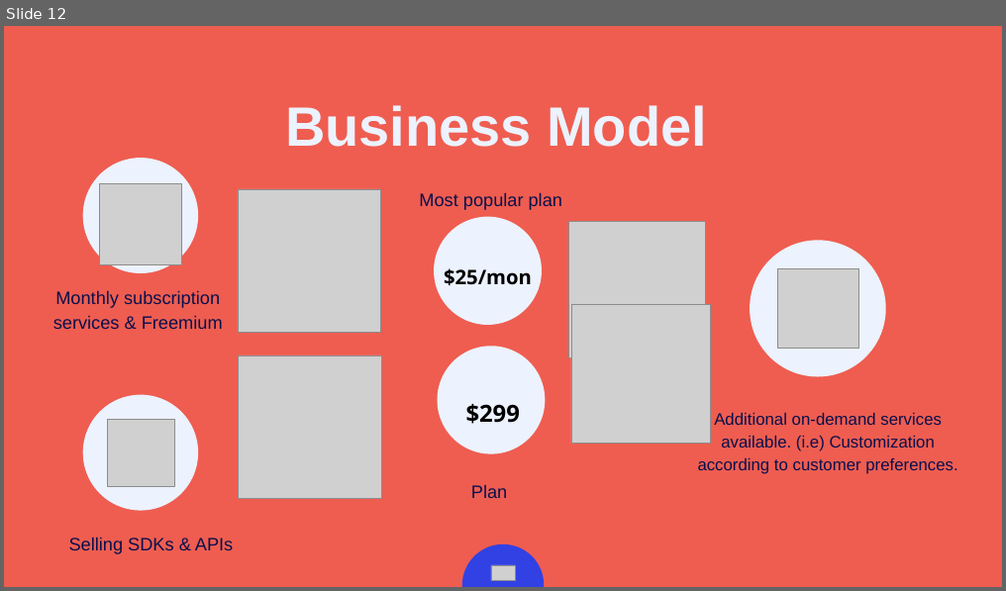
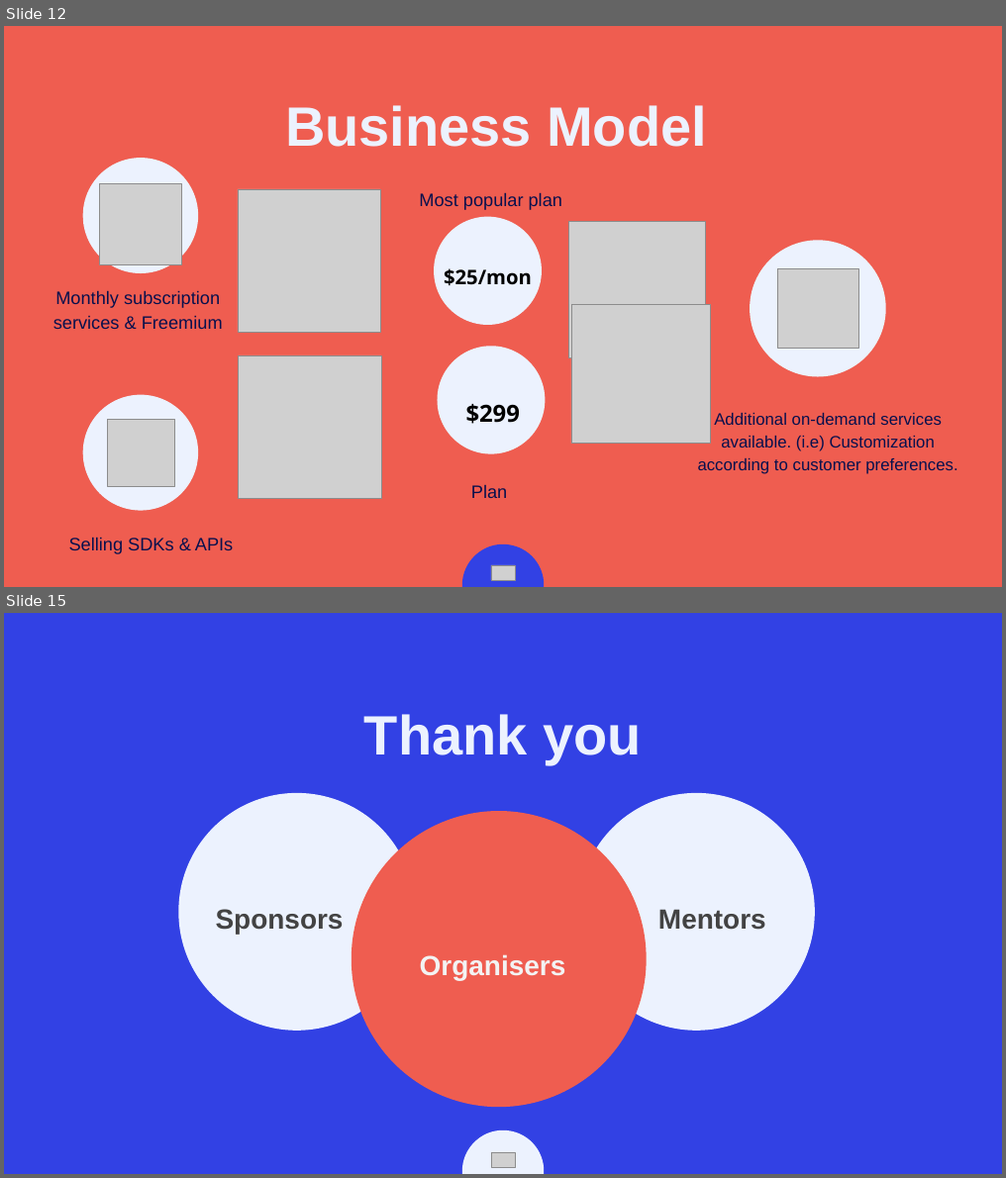
Before and after one commit to Techiefrankie/Predictive_Algorthim_Challnage, a slide deck: Predection CTRL.pptx. Shown one above the other, each under a label of ours: slide 12 before the commit, slides 12 and 15 after it; the slides between them are not shown. The pictures are 1006x591 and 1006x1178 pixels, drawn with LibreOffice and Linux fonts; fonts in the diff are those of the drawing; grey boxes stand for pictures. Boxes give left, top, right and bottom in pixels: in the first picture for what was removed or moved away, otherwise in the second. Text is boxed around its words. In the diff, an @@ line names an element or a change of style, - is before the commit and + after.

```diff
--- a/Predection CTRL.pptx
+++ b/Predection CTRL.pptx
@@ slide 15 added at bbox=[4, 613, 1002, 1174], background #3241E4 @@
@@ text added at bbox=[364, 714, 641, 764], 80 pt, text #ECF2FE, bold @@
+Thank you
@@ freeform shape added at bbox=[178, 787, 415, 1036], fill #ECF2FE @@
@@ freeform shape added at bbox=[578, 787, 815, 1036], fill #ECF2FE @@
@@ freeform shape added at bbox=[351, 805, 647, 1114], fill #EF5D50 @@
@@ text added at bbox=[216, 909, 344, 934], 40 pt, text #434343, bold @@
+Sponsors
@@ text added at bbox=[658, 909, 766, 930], 40 pt, text #434343, bold @@
+Mentors
@@ text added at bbox=[420, 955, 566, 980], 40 pt, text #F3F3F3, bold @@
+Organisers
@@ freeform shape added at bbox=[462, 1131, 544, 1174], fill #ECF2FE @@
@@ picture added at bbox=[491, 1153, 515, 1167] @@
```
Also in this commit, not shown: 3 slides changed, 2 other slides added, 3 slides removed, 1 other file.
